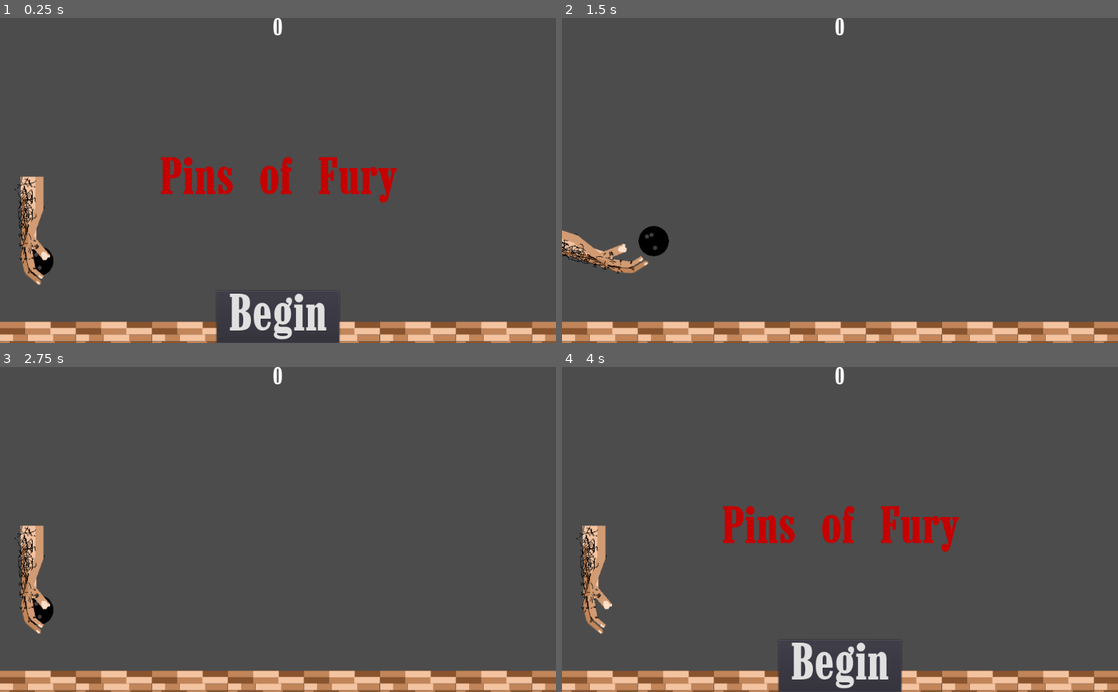
Above: before the commit, frames 1-4 (two rows, left to right).
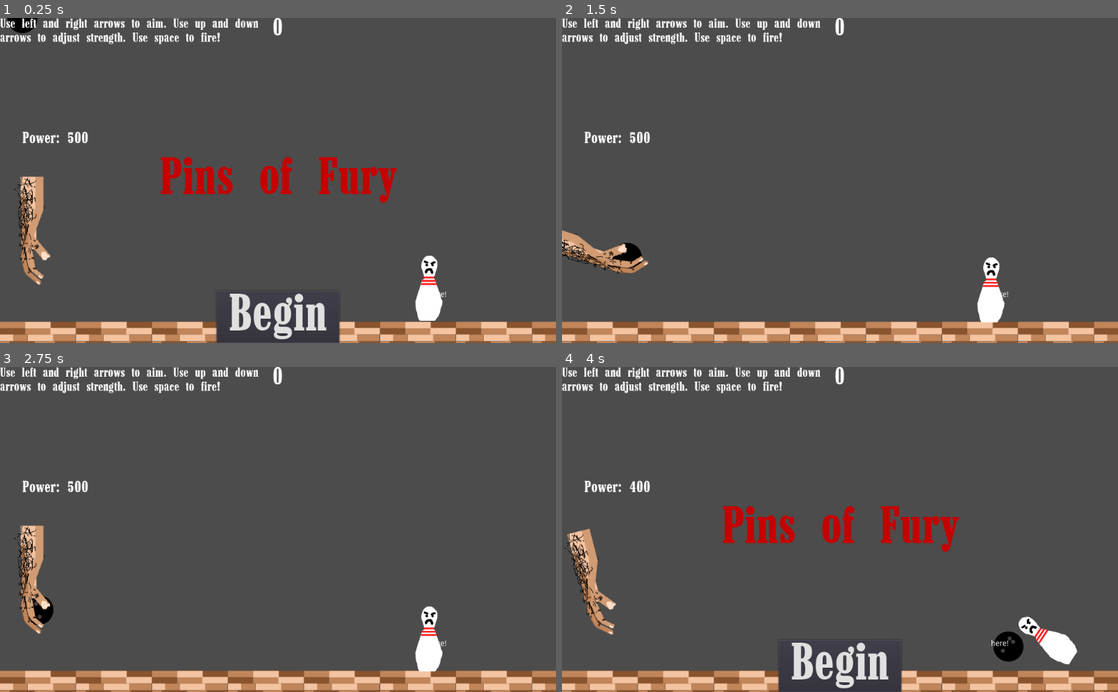
Above: after the commit, the same moments.

Repository: colinthomas-z80/CS315_Project1
Game: Godot game, scene res://Level.tscn
The game is run twice, just before and just after one commit, with the same random seed, the same clock (stepped at 60 frames per second) and the same inputs.
Inputs:
- Up to frame 1 (0.25 s): no input
- Up to frame 2 (1.5 s): click "Begin" at 0.5 s; tap Enter at 1.25 s; hold Right (ui_right) from 1.28 s (still down); tap Space (launch) at 1.35 s
- Up to frame 3 (2.75 s): tap R (r) at 1.55 s; release Right (ui_right) at 2 s; click "Begin" at 2 s
- Up to frame 4 (4 s): tap Space (launch) at 2.75, 3.05, 3.6 s; hold Down (ui_down) 2.78-3.53 s; tap R (r) at 2.85, 3.8 s; hold Right (ui_right) from 3.53 s (still down)

The runs differ from the first frame. In frame 1, 2.4% of the frame differs, in the area x 0-81%, y 0-94%; in frame 2, 2.7%; in frame 3, 2.1%; in frame 4, 3.8%, in the area x 0-93%, y 0-92%.

Commit message:
add pin collision object and sprite. More game function

Diff:
--- a/HUD.gd
+++ b/HUD.gd
@@ -7,6 +7,8 @@
 	$Message.text = text
 	$Message.show()
 
+func strengthSetText(text):
+	$StrengthMeter.text = str("Power: " + str(text))
 
 func show_game_over():
 	show_message("Pins of Fury")
@@ -36,6 +38,7 @@
 
 
 func _on_StartButton_pressed():
+	$StrengthMeter.text = str("Power: " + str(500))
 	$StartButton.hide()
 	$Message.hide()
 	emit_signal("start_game")
--- a/Level.gd
+++ b/Level.gd
@@ -1,6 +1,7 @@
 extends Node2D
 
 var inGame = false
+var pinHit = false
 
 # Declare member variables here. Examples:
 # var a = 2
@@ -11,11 +12,22 @@
 		inGame = false
 		$BallRestartMessage.hide()
 		gameOver()
+		$HUD.strengthSetText($Ball.strength)
+	if Input.is_action_just_pressed("ui_up"):
+		$Ball.strength += 100
+		print($Ball.strength)
+		$HUD.strengthSetText($Ball.strength)
+	if Input.is_action_just_pressed("ui_down"):
+		$Ball.strength -= 100
+		print($Ball.strength)
+		$HUD.strengthSetText($Ball.strength)
 
 func newGame():
 	$BallRestartMessage.hide()
+	$Ball.stopTimer()
 	$Arm.start()
 	$Ball.start($BallStartPos.position)
+	$Pin.start($PinStartPos.position)
 	inGame = true
 
 func gameOver():
@@ -24,7 +36,8 @@
 
 # Called when the node enters the scene tree for the first time.
 func _ready():
-	newGame()
+	$BallRestartMessage.hide()
+	pass
 
 
 # Called every frame. 'delta' is the elapsed time since the previous frame.
@@ -36,15 +49,14 @@
 	newGame()
 
 
-func _on_LaunchedButton_pressed():
-	$HUD.startTimer()
-	print("launch pressed")
+func _on_MessageTimer_timeout():
+	$BallRestartMessage.show()
 
 
-func _on_LaunchedButton_button_down():
-	$HUD.startTimer()
-	print("launch down")
 
 
-func _on_MessageTimer_timeout():
-	$BallRestartMessage.show()
+func _on_Pin_body_entered(body):
+	if inGame && !pinHit:
+		print("pin hit")
+		pinHit = true
+		$HUD.update_score(100)
--- a/Level.tscn
+++ b/Level.tscn
@@ -7,6 +7,7 @@
 [ext_resource path="res://assets/Marlboro.ttf" type="DynamicFontData" id=5]
 [ext_resource path="res://HUD.gd" type="Script" id=6]
 [ext_resource path="res://MessageTimer.gd" type="Script" id=7]
+[ext_resource path="res://Pin.tscn" type="PackedScene" id=8]
 
 [sub_resource type="ConvexPolygonShape2D" id=1]
 points = PoolVector2Array( 140, 140, 0, 140, 0, 0, 140, 0 )
@@ -47,6 +48,14 @@
 font_data = ExtResource( 5 )
 
 [sub_resource type="DynamicFont" id=6]
+size = 30
+font_data = ExtResource( 5 )
+
+[sub_resource type="DynamicFont" id=8]
+size = 25
+font_data = ExtResource( 5 )
+
+[sub_resource type="DynamicFont" id=7]
 size = 50
 font_data = ExtResource( 5 )
 
@@ -55,8 +64,9 @@
 
 [node name="Ball" parent="." instance=ExtResource( 1 )]
 position = Vector2( 168.682, 411.287 )
+collision_layer = 31
+collision_mask = 31
 gravity_scale = 4.0
-strength = 1000.0
 
 [node name="MessageTimer" type="Timer" parent="Ball"]
 one_shot = true
@@ -73,6 +83,17 @@
 
 [node name="BallStartPos" type="Position2D" parent="."]
 position = Vector2( 71.3524, 448.331 )
+
+[node name="PinStartPos" type="Position2D" parent="."]
+position = Vector2( 789.971, 503.969 )
+
+[node name="Label" type="Label" parent="PinStartPos"]
+margin_right = 40.0
+margin_bottom = 14.0
+text = "here!"
+__meta__ = {
+"_edit_use_anchors_": false
+}
 
 [node name="HUD" type="CanvasLayer" parent="."]
 script = ExtResource( 6 )
@@ -123,6 +144,29 @@
 "_edit_use_anchors_": false
 }
 
+[node name="StrengthMeter" type="Label" parent="HUD"]
+anchor_top = 0.5
+anchor_bottom = 0.5
+margin_left = 41.0122
+margin_top = -89.6752
+margin_right = 81.0122
+margin_bottom = -44.6752
+custom_fonts/font = SubResource( 6 )
+text = "Power: 500"
+__meta__ = {
+"_edit_use_anchors_": false
+}
+
+[node name="Directions" type="Label" parent="HUD"]
+margin_right = 40.0
+margin_bottom = 14.0
+custom_fonts/font = SubResource( 8 )
+text = "Use left and right arrows to aim. Use up and down
+arrows to adjust strength. Use space to fire!"
+__meta__ = {
+"_edit_use_anchors_": false
+}
+
 [node name="BallRestartMessage" type="Label" parent="."]
 anchor_left = 0.5
 anchor_top = 0.5
@@ -132,11 +176,19 @@
 margin_top = 277.5
 margin_right = 740.5
 margin_bottom = 322.5
-custom_fonts/font = SubResource( 6 )
+custom_fonts/font = SubResource( 7 )
 text = "Press \"R\" to throw again!"
 __meta__ = {
 "_edit_use_anchors_": false
 }
+
+[node name="Pin" parent="." instance=ExtResource( 8 )]
+position = Vector2( 789.971, 503.969 )
+collision_layer = 2147483655
+collision_mask = 8
+gravity_scale = 4.0
+contacts_reported = 5
 [connection signal="timeout" from="Ball/MessageTimer" to="." method="_on_MessageTimer_timeout"]
 [connection signal="start_game" from="HUD" to="." method="_on_HUD_start_game"]
 [connection signal="pressed" from="HUD/StartButton" to="HUD" method="_on_StartButton_pressed"]
+[connection signal="body_entered" from="Pin" to="." method="_on_Pin_body_entered"]
--- /dev/null
+++ b/Pin.gd
@@ -0,0 +1,31 @@
+extends RigidBody2D
+var resetPos = false
+var startPosition
+
+# Declare member variables here. Examples:
+# var a = 2
+# var b = "text"
+func start(pos):
+	position = pos
+	startPosition = pos
+	rotation_degrees = 0
+	mode = MODE_KINEMATIC
+	resetPos = true
+	mode = MODE_RIGID
+
+
+func _integrate_forces(state):
+	if resetPos:
+		state.transform = Transform2D(0.0,startPosition)
+		resetPos = false
+
+# Called when the node enters the scene tree for the first time.
+func _ready():
+	pass # Replace with function body.
+
+func collisionMode():
+	mode = MODE_RIGID
+
+# Called every frame. 'delta' is the elapsed time since the previous frame.
+#func _process(delta):
+#	pass
--- /dev/null
+++ b/Pin.tscn
@@ -0,0 +1,21 @@
+[gd_scene load_steps=4 format=2]
+
+[ext_resource path="res://assets/furiousPin.png" type="Texture" id=1]
+[ext_resource path="res://Pin.gd" type="Script" id=2]
+
+[sub_resource type="CapsuleShape2D" id=1]
+radius = 24.7303
+height = 73.3154
+
+[node name="Pin" type="RigidBody2D"]
+continuous_cd = 1
+contacts_reported = 1
+contact_monitor = true
+script = ExtResource( 2 )
+
+[node name="Sprite" type="Sprite" parent="."]
+scale = Vector2( 0.5, 0.5 )
+texture = ExtResource( 1 )
+
+[node name="CollisionShape2D" type="CollisionShape2D" parent="."]
+shape = SubResource( 1 )
--- a/arm.gd
+++ b/arm.gd
@@ -17,9 +17,10 @@
 			$Timer.start()
 		hasLaunched = true
 	if Input.is_action_just_pressed("ui_left"):
-		if !hasLaunched : rotate(.25)
+		rotate(.25)
 	if Input.is_action_just_pressed("ui_right"):
-		if !hasLaunched : rotate(-.25)
+		rotate(-.25)
+	rotation_degrees = clamp(rotation_degrees,-90,0)
 
 
 # Called when the node enters the scene tree for the first time.
--- a/ball.gd
+++ b/ball.gd
@@ -1,8 +1,10 @@
 extends RigidBody2D
 
-export var strength : float = 500
+export var strength = 500
 var vectX : float = 1
 var vectY : float = 0
+var oPosX : float = position.x
+var oPosY : float = position.y
 var hasLaunched = false
 var resetState = false
 
@@ -10,18 +12,21 @@
 	if Input.is_action_just_pressed("launch"):
 		mode = MODE_RIGID
 		hasLaunched = true
-		$MessageTimer.start(4)
+		if !resetState : $MessageTimer.start(4)
 		var direction = Vector2(vectX,vectY).normalized()
 		var velocity = direction * strength
 		apply_impulse(Vector2.ZERO,velocity)
 	if Input.is_action_just_pressed("ui_left"):
 		if !hasLaunched : preLaunchLeft()
-		vectX -= .25
-		vectY += .50
+		vectX += .142
+		vectY += .142
 	if Input.is_action_just_pressed("ui_right"):
 		if !hasLaunched : preLaunchRight()
-		vectX += .25
-		vectY -= .50
+		vectX -= .142
+		vectY -= .142
+	if !hasLaunched:
+		position.x = clamp(position.x,oPosX,oPosX+42)
+		position.y = clamp(position.y,oPosY-14,oPosY)
 
 func _integrate_forces(state):
 	if resetState:
@@ -30,7 +35,10 @@
 
 func start(pos):
 	resetState = true
+	strength = 500
 	position = pos
+	oPosX = position.x
+	oPosY = position.y
 	mode = MODE_KINEMATIC
 	vectX = 1
 	vectY = 0
@@ -44,3 +52,6 @@
 func preLaunchRight():
 	position.x += 6
 	position.y -= 2
+
+func stopTimer():
+	$MessageTimer.stop()
Not shown: 1 places in Level.tscn that only renumber resources
Binary file added: assets/furiousPin.png
Not shown, added: assets/furiousPin.png.import
